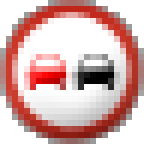
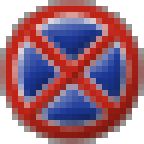
Layer changes from the first 144px x 144px image to the second:
added group "16" with 3 layers above "107" over left=18, top=18, right=126, bottom=126
added layer "Stripe 2" in group "16" over left=24, top=24, right=126, bottom=120
added layer "Stripe 1" in group "16" over left=24, top=24, right=126, bottom=120
added layer "Blue circle" in group "16" over left=18, top=18, right=126, bottom=126
hid group "107" (2 layers) over left=24, top=54, right=120, bottom=90
